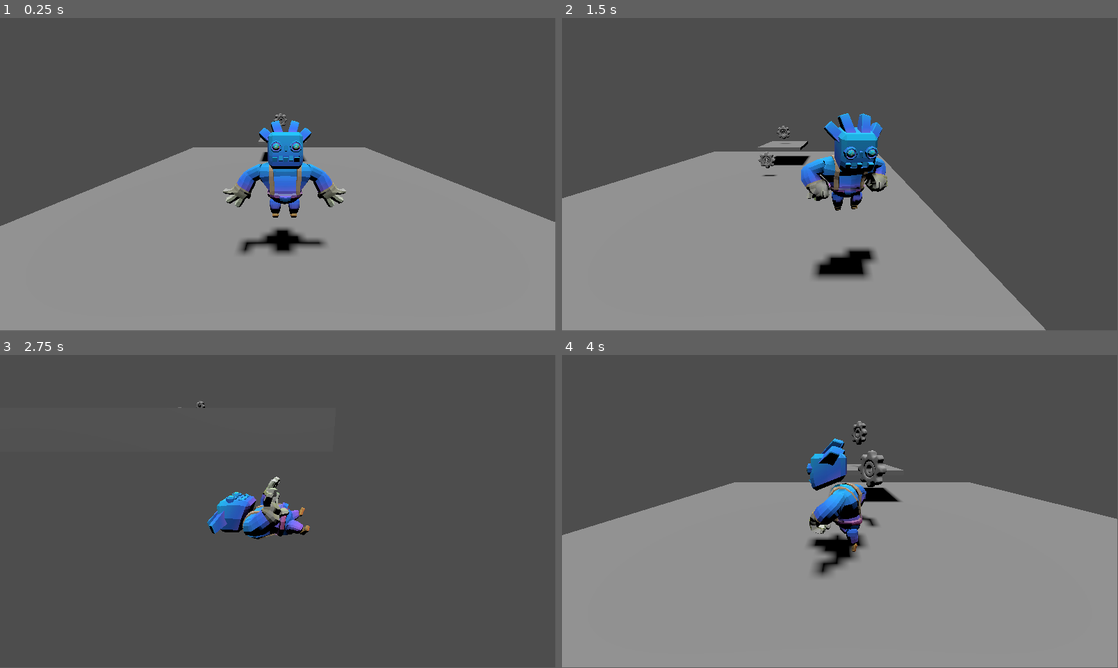
Above: before the commit, frames 1-4 (two rows, left to right).
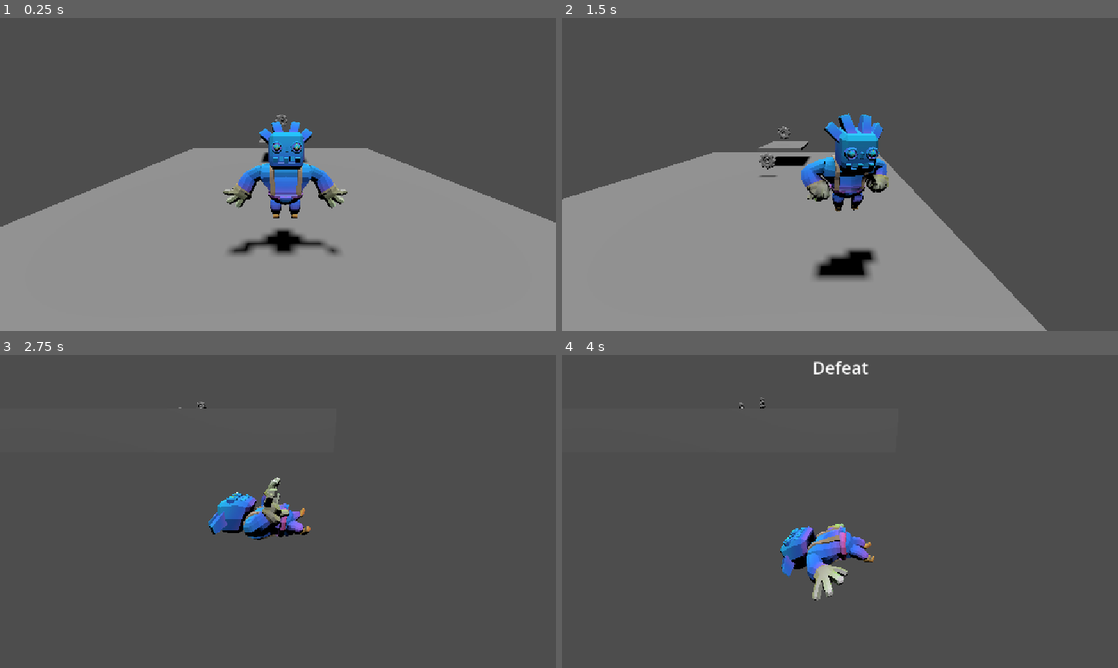
Above: after the commit, the same moments.

Repository: TimurBysky/3D-Platformer-with-Basic-Elements
Game: Godot game, scene res://main.tscn
Same seed, same stepped clock (60 frames per second), same inputs: the game is played once before the commit and once after it.
Inputs:
- Up to frame 1 (0.25 s): no input
- Up to frame 2 (1.5 s): hold D (right) 0.53-1.28 s; tap Space (jump) at 0.77 s; hold S (backward) from 1.28 s (still down)
- Up to frame 3 (2.75 s): tap Space (jump) at 1.52 s; release S (backward) at 2.03 s; hold D (right) from 2.03 s (still down)
- Up to frame 4 (4 s): release D (right) at 2.78 s; hold W (forward) 2.78-3.53 s; tap Space (jump) at 3.02, 3.77 s; hold A (left) from 3.53 s (still down)
In our replay, the window is 799x449 before the commit and 800x450 after it. These sizes can differ from the game's own. Grey fills any space a smaller window leaves; there, only what the larger window draws over its background counts as a difference.

The runs differ from the first frame. In frame 1, 1.4% of the frame differs, in the area x 0-100%, y 0-76%; in frame 2, 1.4%; in frame 3, 0.7%; in frame 4, 56%, in the area x 0-100%, y 2-100%.

Commit message:
Добавлен класс, управляющий сменой/перезапуском уровней

Diff:
--- a/Level.tscn
+++ b/Level.tscn
@@ -21,8 +21,10 @@
 		printerr(\"CoinLabel не найден!\")
 
 func victory_text():
-	print(\"Victory\")
 	end_of_label.text = \"Victory!\"
+
+func defeat_text():
+	end_of_label.text = \"Defeat\"
 "
 
 [sub_resource type="BoxMesh" id="BoxMesh_qhyq2"]
--- a/game_ui.tscn
+++ b/game_ui.tscn
@@ -2,27 +2,21 @@
 
 [node name="GameUI" type="Control"]
 layout_mode = 3
-anchors_preset = 2
-anchor_top = 1.0
+anchors_preset = 15
+anchor_right = 1.0
 anchor_bottom = 1.0
-offset_top = -97.0
-offset_right = 228.0
-grow_vertical = 0
+grow_horizontal = 2
+grow_vertical = 2
 size_flags_stretch_ratio = 3.0
 
 [node name="MarginContainer" type="MarginContainer" parent="."]
 layout_mode = 1
-anchors_preset = 8
-anchor_left = 0.5
-anchor_top = 0.5
-anchor_right = 0.5
-anchor_bottom = 0.5
-offset_left = -115.0
-offset_top = -596.5
-offset_right = 1037.0
-offset_bottom = 46.5
+anchors_preset = 15
+anchor_right = 1.0
+anchor_bottom = 1.0
 grow_horizontal = 2
 grow_vertical = 2
+metadata/_edit_use_anchors_ = true
 
 [node name="CoinLabel" type="Label" parent="MarginContainer"]
 layout_mode = 2
--- /dev/null
+++ b/level_script.gd
@@ -0,0 +1,19 @@
+class_name LevelClass
+extends Node3D
+
+var next_scene: PackedScene
+var await_time: float = 3.0
+
+func _ready() -> void:
+	YandexSDK.init_game()
+
+func change_level():
+	var timer = get_tree().create_timer(await_time)
+	await timer.timeout
+	YandexSDK.show_interstitial_ad()
+	get_tree().change_scene_to_packed(next_scene)
+
+func defeat():
+	var timer = get_tree().create_timer(await_time)
+	await timer.timeout
+	get_tree().reload_current_scene()
--- a/main.gd
+++ b/main.gd
@@ -1,11 +1,5 @@
-extends Node3D
-var next_scene = preload("res://second.tscn")
-var await_time = 3.0
+# В начале скрипта каждой сцены
+extends "res://level_script.gd"
 
-func _ready() -> void:
-	YandexSDK.init_game()
-
-func change_level():
-	var timer = get_tree().create_timer(3.0)
-	await timer.timeout
-	get_tree().change_scene_to_packed(next_scene)
+func _ready():
+	next_scene = preload("res://second.tscn")  # Для второй сцены
--- a/player.gd
+++ b/player.gd
@@ -20,16 +20,21 @@
 
 signal coin_collected(amount)
 signal victory
+signal defeat
 
 func _ready():
+	_conect_all()
+	set_state(State.IDLE)
+	print(str(get_tree().get_nodes_in_group("Coins").size()))
+
+func _conect_all():
 	ui = $"../Node3D"
 	level = $".."
 	coin_collected.connect(ui.update_coin_count)
 	victory.connect(ui.victory_text)
 	victory.connect(level.change_level)
-	set_state(State.IDLE)
-	print(str(get_tree().get_nodes_in_group("Coins").size()))
-
+	defeat.connect(ui.defeat_text)
+	defeat.connect(level.defeat)
 
 func add_coin():
 	coins += 1
@@ -86,11 +91,7 @@
 	set_state(State.DEAD)
 	await get_tree().create_timer(1.0).timeout
 	YandexSDK.show_interstitial_ad()
-	position = Vector3(0, 5, 0)
-	is_alive = true
-	set_state(State.IDLE)
-
-func _disconnect():
-	coin_collected.disconnect(ui.update_coin_count)
-	victory.disconnect(ui.victory_text)
-	victory.disconnect(level.change_level)
+	defeat.emit()
+	#position = Vector3(0, 5, 0)
+	#is_alive = true
+	#set_state(State.IDLE)
--- a/project.godot
+++ b/project.godot
@@ -21,7 +21,8 @@
 
 [display]
 
-window/stretch/aspect="expand"
+window/stretch/mode="canvas_items"
+window/stretch/aspect="keep_height"
 
 [editor_plugins]
 
--- a/second.tscn
+++ b/second.tscn
@@ -7,17 +7,10 @@
 [ext_resource type="PackedScene" uid="uid://c8he2q66jk62n" path="res://light.tscn" id="5_f5t4d"]
 
 [sub_resource type="GDScript" id="GDScript_f5t4d"]
-script/source = "extends Node3D
-var next_scene = preload(\"res://second.tscn\")
-var await_time = 3.0
+script/source = "extends \"res://level_script.gd\"
 
-func _ready() -> void:
-	YandexSDK.init_game()
-
-func change_level():
-	var timer = get_tree().create_timer(3.0)
-	await timer.timeout
-	get_tree().change_scene_to_packed(next_scene)
+func _ready():
+	next_scene = preload(\"res://third.tscn\")  # Для второй сцены
 "
 
 [node name="Second" type="Node3D"]
--- /dev/null
+++ b/third.tscn
@@ -0,0 +1,50 @@
+[gd_scene load_steps=7 format=3 uid="uid://523p61b4ropx"]
+
+[ext_resource type="PackedScene" uid="uid://cq2vhb2dle274" path="res://Level.tscn" id="1_leicr"]
+[ext_resource type="PackedScene" uid="uid://b6adwbf1abwul" path="res://platform.tscn" id="2_jrkaf"]
+[ext_resource type="PackedScene" uid="uid://dbu4vboc50wuj" path="res://coin.tscn" id="3_7sy54"]
+[ext_resource type="PackedScene" uid="uid://cfn8nw30jg268" path="res://player.tscn" id="4_tokan"]
+[ext_resource type="PackedScene" uid="uid://c8he2q66jk62n" path="res://light.tscn" id="5_jrkaf"]
+
+[sub_resource type="GDScript" id="GDScript_leicr"]
+script/source = "extends \"res://level_script.gd\"
+
+func _ready() -> void:
+	next_scene = preload(\"res://third.tscn\")
+
+"
+
+[node name="Third" type="Node3D"]
+script = SubResource("GDScript_leicr")
+
+[node name="Node3D" parent="." instance=ExtResource("1_leicr")]
+
+[node name="Platform" parent="." instance=ExtResource("2_jrkaf")]
+transform = Transform3D(0.19, 0, 0, 0, 0.19, 0, 0, 0, 0.19, 2.59132, 0.675524, -2.46294)
+
+[node name="Platform2" parent="." instance=ExtResource("2_jrkaf")]
+transform = Transform3D(0.19, 0, 0, 0, 0.19, 0, 0, 0, 0.19, -0.791189, 1.45393, -2.63377)
+
+[node name="Platform3" parent="." instance=ExtResource("2_jrkaf")]
+transform = Transform3D(0.19, 0, 0, 0, 0.19, 0, 0, 0, 0.19, -2.29694, 1.90832, -0.41975)
+
+[node name="Coin" parent="." instance=ExtResource("3_7sy54")]
+transform = Transform3D(0.455, 0, 0, 0, 0.455, 0, 0, 0, 0.455, 0, 0.612338, 0)
+
+[node name="Coin5" parent="." instance=ExtResource("3_7sy54")]
+transform = Transform3D(0.455, 0, 0, 0, 0.455, 0, 0, 0, 0.455, 2.5911, 0.612338, -0.17863)
+
+[node name="Coin2" parent="." instance=ExtResource("3_7sy54")]
+transform = Transform3D(0.455, 0, 0, 0, 0.455, 0, 0, 0, 0.455, 2.62742, 1.05514, -2.46294)
+
+[node name="Coin3" parent="." instance=ExtResource("3_7sy54")]
+transform = Transform3D(0.455, 0, 0, 0, 0.455, 0, 0, 0, 0.455, -0.635687, 1.94227, -2.54301)
+
+[node name="Coin4" parent="." instance=ExtResource("3_7sy54")]
+transform = Transform3D(0.455, 0, 0, 0, 0.455, 0, 0, 0, 0.455, -2.18855, 2.32334, -0.434769)
+
+[node name="Light" parent="." instance=ExtResource("5_jrkaf")]
+transform = Transform3D(1, 0, 0, 0, 0.577843, 0.816148, 0, -0.816148, 0.577843, 0, 6.71715, -0.591468)
+
+[node name="Player" parent="." instance=ExtResource("4_tokan")]
+transform = Transform3D(0.505, 0, 0, 0, 0.505, 0, 0, 0, 0.505, 0, 0.668739, 3.77493)
Not shown, added: level_script.gd.uid
Not shown, added: main.tscn15946619088.tmp
Not shown, added: third.tscn17308598409.tmp
